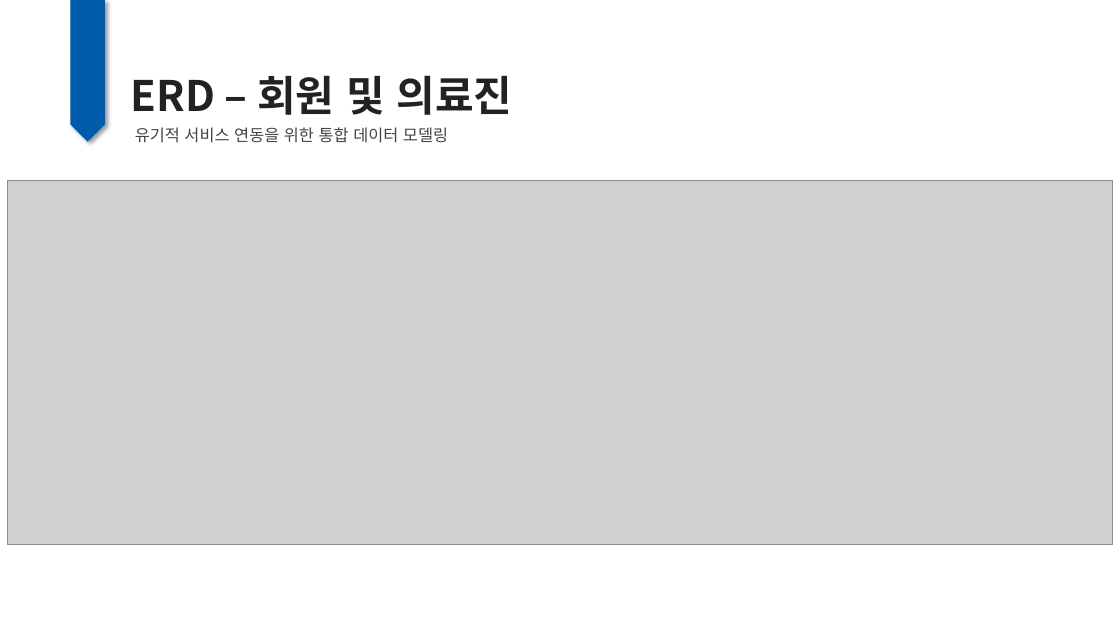
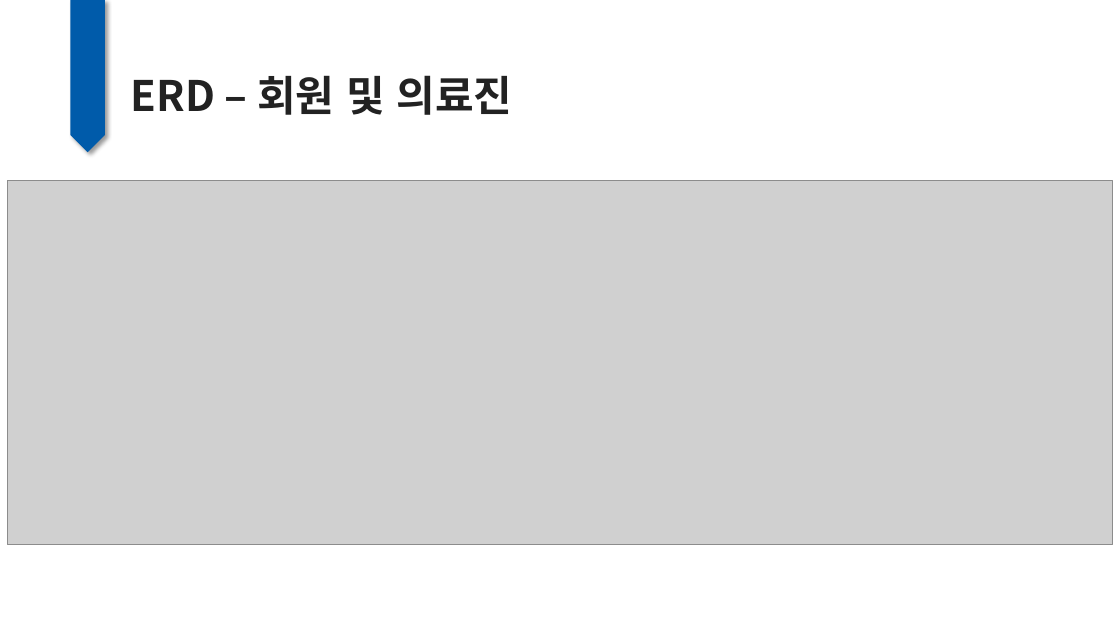
Before and after one commit to DongHyun0521/MBC_middle_project, a slide deck: slide 9 of etc/middle_ppt.pptx. Drawn at 1120x630 pixels with LibreOffice and Linux fonts; fonts in the diff are those of the drawing; grey boxes stand for pictures. Boxes give left, top, right and bottom in pixels: in the first picture for what was removed or moved away, otherwise in the second. Text is boxed around its words. In the diff, an @@ line names an element or a change of style, - is before the commit and + after.

```diff
--- a/etc/middle_ppt.pptx
+++ b/etc/middle_ppt.pptx
@@ pentagon arrow: place and size @@
-pentagon arrow at [71, 0, 105, 142]
+pentagon arrow at [71, 0, 105, 152]
@@ text removed at [135, 127, 448, 143] @@
-유기적 서비스 연동을 위한 통합 데이터 모델링
```
Also in this commit, not shown: 12 other slides changed, 1 slide added, 1 slide removed, 59 other files.
